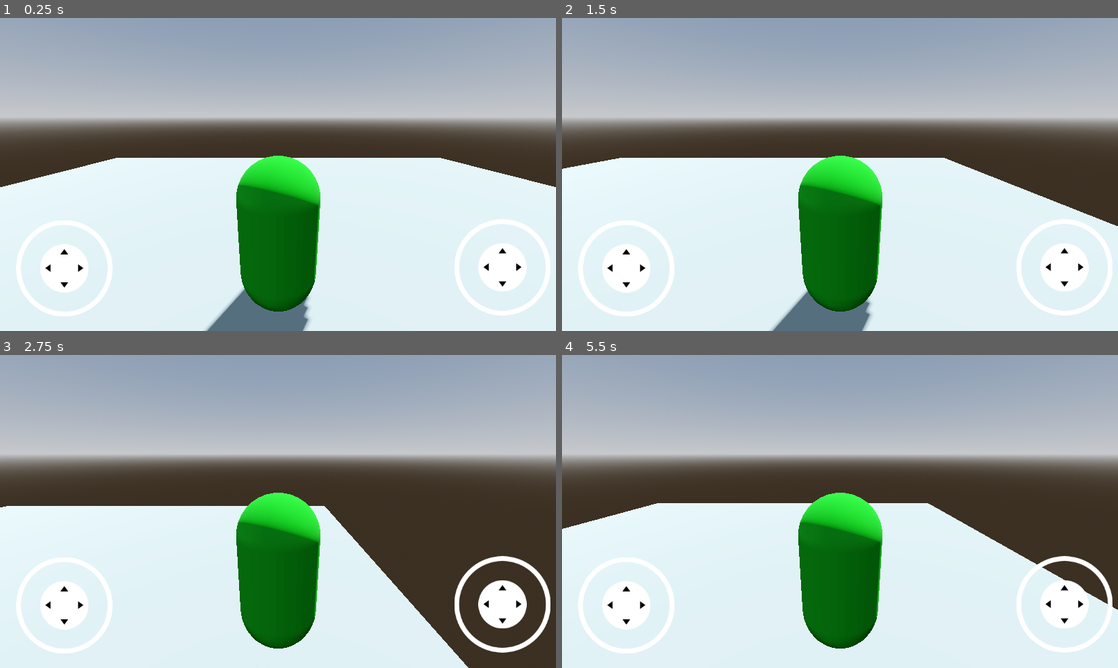
Above: before the commit, frames 1-4 (two rows, left to right).
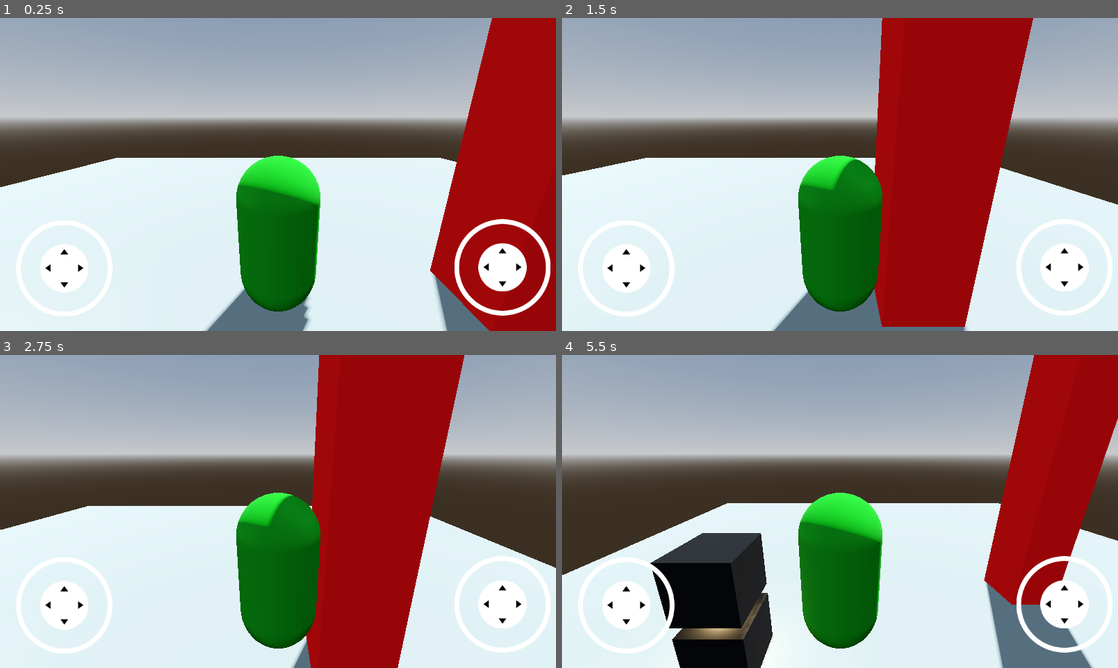
Above: after the commit, the same moments.

Repository: krystek1994/game
Game: Godot game, scene res://swiat.tscn
Same seed, same stepped clock (60 frames per second), same inputs: the game is played once before the commit and once after it.
Inputs (mouse positions are in pixels of both pictures, inside the frame that each line leads up to):
- Up to frame 1 (0.25 s): no input
- Up to frame 2 (1.5 s): tap Enter (ui_accept) at 0.5, 0.77 s; move the mouse to (962, 158) at 0.52 s; hold Right (ui_right) 0.53-1.25 s; tap Q (lewo) at 0.6 s; click (962, 158) at 0.67 s; tap E (prawo) at 0.8 s; drag from (728, 190) to (812, 237) at 1.27 s
- Up to frame 3 (2.75 s): tap Enter (ui_accept) at 2 s; move the mouse to (333, 442) at 2.02 s; hold Right (ui_right) from 2.03 s (still down); tap Q (lewo) at 2.1 s; tap E (prawo) at 2.3 s
- Up to frame 4 (5.5 s): release Right (ui_right) at 2.75 s; drag from (812, 574) to (673, 464) at 2.77 s; tap Enter (ui_accept) at 3.5, 3.77, 5 s; move the mouse to (1006, 558) at 3.52 s; hold Left (ui_left) 3.53-4.25 s; tap Q (lewo) at 3.6, 5.1 s; tap E (prawo) at 3.8, 5.3 s; drag from (673, 464) to (756, 433) at 4.27 s; move the mouse to (867, 511) at 5.02 s; hold Down (ui_down) from 5.03 s (still down); click (867, 511) at 5.17 s

The runs differ from the first frame. In frame 1, 16% of the frame differs, in the area x 77-100%, y 0-100%; in frame 2, 24%; in frame 3, 30%, in the area x 0-100%, y 0-100%; in frame 4, 27%.

Commit message:
update teren

Diff:
--- a/project.godot
+++ b/project.godot
@@ -30,6 +30,38 @@
 
 [input]
 
+ui_left={
+"deadzone": 0.5,
+"events": [Object(InputEventKey,"resource_local_to_scene":false,"resource_name":"","device":0,"window_id":0,"alt_pressed":false,"shift_pressed":false,"ctrl_pressed":false,"meta_pressed":false,"pressed":false,"keycode":4194319,"physical_keycode":0,"key_label":0,"unicode":0,"echo":false,"script":null)
+, Object(InputEventJoypadButton,"resource_local_to_scene":false,"resource_name":"","device":0,"button_index":13,"pressure":0.0,"pressed":false,"script":null)
+, Object(InputEventJoypadMotion,"resource_local_to_scene":false,"resource_name":"","device":0,"axis":0,"axis_value":-1.0,"script":null)
+, Object(InputEventKey,"resource_local_to_scene":false,"resource_name":"","device":-1,"window_id":0,"alt_pressed":false,"shift_pressed":false,"ctrl_pressed":false,"meta_pressed":false,"pressed":false,"keycode":0,"physical_keycode":65,"key_label":0,"unicode":97,"echo":false,"script":null)
+]
+}
+ui_right={
+"deadzone": 0.5,
+"events": [Object(InputEventKey,"resource_local_to_scene":false,"resource_name":"","device":0,"window_id":0,"alt_pressed":false,"shift_pressed":false,"ctrl_pressed":false,"meta_pressed":false,"pressed":false,"keycode":4194321,"physical_keycode":0,"key_label":0,"unicode":0,"echo":false,"script":null)
+, Object(InputEventJoypadButton,"resource_local_to_scene":false,"resource_name":"","device":0,"button_index":14,"pressure":0.0,"pressed":false,"script":null)
+, Object(InputEventJoypadMotion,"resource_local_to_scene":false,"resource_name":"","device":0,"axis":0,"axis_value":1.0,"script":null)
+, Object(InputEventKey,"resource_local_to_scene":false,"resource_name":"","device":-1,"window_id":0,"alt_pressed":false,"shift_pressed":false,"ctrl_pressed":false,"meta_pressed":false,"pressed":false,"keycode":0,"physical_keycode":68,"key_label":0,"unicode":100,"echo":false,"script":null)
+]
+}
+ui_up={
+"deadzone": 0.5,
+"events": [Object(InputEventKey,"resource_local_to_scene":false,"resource_name":"","device":0,"window_id":0,"alt_pressed":false,"shift_pressed":false,"ctrl_pressed":false,"meta_pressed":false,"pressed":false,"keycode":4194320,"physical_keycode":0,"key_label":0,"unicode":0,"echo":false,"script":null)
+, Object(InputEventJoypadButton,"resource_local_to_scene":false,"resource_name":"","device":0,"button_index":11,"pressure":0.0,"pressed":false,"script":null)
+, Object(InputEventJoypadMotion,"resource_local_to_scene":false,"resource_name":"","device":0,"axis":1,"axis_value":-1.0,"script":null)
+, Object(InputEventKey,"resource_local_to_scene":false,"resource_name":"","device":-1,"window_id":0,"alt_pressed":false,"shift_pressed":false,"ctrl_pressed":false,"meta_pressed":false,"pressed":false,"keycode":0,"physical_keycode":87,"key_label":0,"unicode":119,"echo":false,"script":null)
+]
+}
+ui_down={
+"deadzone": 0.5,
+"events": [Object(InputEventKey,"resource_local_to_scene":false,"resource_name":"","device":0,"window_id":0,"alt_pressed":false,"shift_pressed":false,"ctrl_pressed":false,"meta_pressed":false,"pressed":false,"keycode":4194322,"physical_keycode":0,"key_label":0,"unicode":0,"echo":false,"script":null)
+, Object(InputEventJoypadButton,"resource_local_to_scene":false,"resource_name":"","device":0,"button_index":12,"pressure":0.0,"pressed":false,"script":null)
+, Object(InputEventJoypadMotion,"resource_local_to_scene":false,"resource_name":"","device":0,"axis":1,"axis_value":1.0,"script":null)
+, Object(InputEventKey,"resource_local_to_scene":false,"resource_name":"","device":-1,"window_id":0,"alt_pressed":false,"shift_pressed":false,"ctrl_pressed":false,"meta_pressed":false,"pressed":false,"keycode":0,"physical_keycode":83,"key_label":0,"unicode":115,"echo":false,"script":null)
+]
+}
 lewo={
 "deadzone": 0.5,
 "events": [Object(InputEventKey,"resource_local_to_scene":false,"resource_name":"","device":-1,"window_id":0,"alt_pressed":false,"shift_pressed":false,"ctrl_pressed":false,"meta_pressed":false,"pressed":false,"keycode":0,"physical_keycode":81,"key_label":0,"unicode":113,"echo":false,"script":null)
--- a/swiat.tscn
+++ b/swiat.tscn
@@ -1,7 +1,8 @@
-[gd_scene load_steps=14 format=3 uid="uid://dcjpqc15ovb02"]
+[gd_scene load_steps=21 format=3 uid="uid://dcjpqc15ovb02"]
 
 [ext_resource type="Script" path="res://Gracz.gd" id="1_x6xr0"]
 [ext_resource type="PackedScene" uid="uid://dmr0fcamx7t56" path="res://addons/virtual_joystick/virtual_joystick_scene.tscn" id="2_7e3aq"]
+[ext_resource type="Material" uid="uid://bcyq3wfp5a8fp" path="res://zasoby/black_material_lamp.tres" id="3_tvp46"]
 
 [sub_resource type="ProceduralSkyMaterial" id="ProceduralSkyMaterial_md8v1"]
 sky_horizon_color = Color(0.64625, 0.65575, 0.67075, 1)
@@ -38,6 +39,21 @@
 albedo_color = Color(0.87092, 0.186829, 0.470986, 1)
 
 [sub_resource type="CapsuleMesh" id="CapsuleMesh_b5uxo"]
+
+[sub_resource type="StandardMaterial3D" id="StandardMaterial3D_hyolf"]
+albedo_color = Color(1, 0, 0, 1)
+
+[sub_resource type="BoxMesh" id="BoxMesh_eli4b"]
+material = SubResource("StandardMaterial3D_hyolf")
+
+[sub_resource type="BoxShape3D" id="BoxShape3D_n0do1"]
+
+[sub_resource type="BoxMesh" id="BoxMesh_26dwj"]
+
+[sub_resource type="BoxMesh" id="BoxMesh_mi1gm"]
+
+[sub_resource type="BoxShape3D" id="BoxShape3D_wlvmj"]
+size = Vector3(1, 2.20422, 1)
 
 [node name="Swiat" type="Node3D"]
 
@@ -86,18 +102,54 @@
 
 [node name="CanvasLayer" type="CanvasLayer" parent="."]
 
-[node name="Virtual Joystick" parent="CanvasLayer" instance=ExtResource("2_7e3aq")]
+[node name="lewy" parent="CanvasLayer" instance=ExtResource("2_7e3aq")]
 offset_left = -18.0
 offset_top = -280.0
 offset_right = 282.0
 offset_bottom = 20.0
 
-[node name="Virtual Joystick2" parent="CanvasLayer" instance=ExtResource("2_7e3aq")]
+[node name="prawy" parent="CanvasLayer" instance=ExtResource("2_7e3aq")]
 offset_left = 891.0
 offset_top = -282.0
 offset_right = 1191.0
 offset_bottom = 18.0
-action_left = "lewo"
-action_right = "prawo"
+action_left = "prawo"
+action_right = "lewo"
 action_up = "gora"
 action_down = "dol"
+
+[node name="MeshInstance3D" type="MeshInstance3D" parent="."]
+transform = Transform3D(1, 0, 0, 0, 6, 0, 0, 0, 1, 2.999, 3, 0)
+mesh = SubResource("BoxMesh_eli4b")
+
+[node name="StaticBody3D" type="StaticBody3D" parent="MeshInstance3D"]
+
+[node name="CollisionShape3D" type="CollisionShape3D" parent="MeshInstance3D/StaticBody3D"]
+shape = SubResource("BoxShape3D_n0do1")
+
+[node name="Lampa" type="StaticBody3D" parent="."]
+transform = Transform3D(1, 0, 0, 0, 1, 0, 0, 0, 1, -3.511, 0, 1.851)
+
+[node name="MeshInstance3D" type="MeshInstance3D" parent="Lampa"]
+transform = Transform3D(1, 0, 0, 0, 1, 0, 0, 0, 1, 0, 0.5, 0)
+material_override = ExtResource("3_tvp46")
+mesh = SubResource("BoxMesh_26dwj")
+metadata/_edit_lock_ = true
+
+[node name="MeshInstance3D2" type="MeshInstance3D" parent="Lampa"]
+transform = Transform3D(1, 0, 0, 0, 1, 0, 0, 0, 1, 0, 1.7, 0)
+material_override = ExtResource("3_tvp46")
+mesh = SubResource("BoxMesh_mi1gm")
+metadata/_edit_lock_ = true
+
+[node name="CollisionShape3D" type="CollisionShape3D" parent="Lampa"]
+transform = Transform3D(1, 0, 0, 0, 1, 0, 0, 0, 1, 0, 1.10614, 0)
+shape = SubResource("BoxShape3D_wlvmj")
+metadata/_edit_lock_ = true
+
+[node name="OmniLight3D" type="OmniLight3D" parent="Lampa"]
+transform = Transform3D(1, 0, 0, 0, 1, 0, 0, 0, 1, 0, 1.11335, 0.062151)
+light_color = Color(0.431373, 0.364706, 0.25098, 1)
+light_energy = 5.0
+omni_attenuation = 3.13833
+metadata/_edit_lock_ = true
--- /dev/null
+++ b/zasoby/black_material_lamp.tres
@@ -0,0 +1,4 @@
+[gd_resource type="StandardMaterial3D" format=3 uid="uid://bcyq3wfp5a8fp"]
+
+[resource]
+albedo_color = Color(0, 0, 0, 1)
